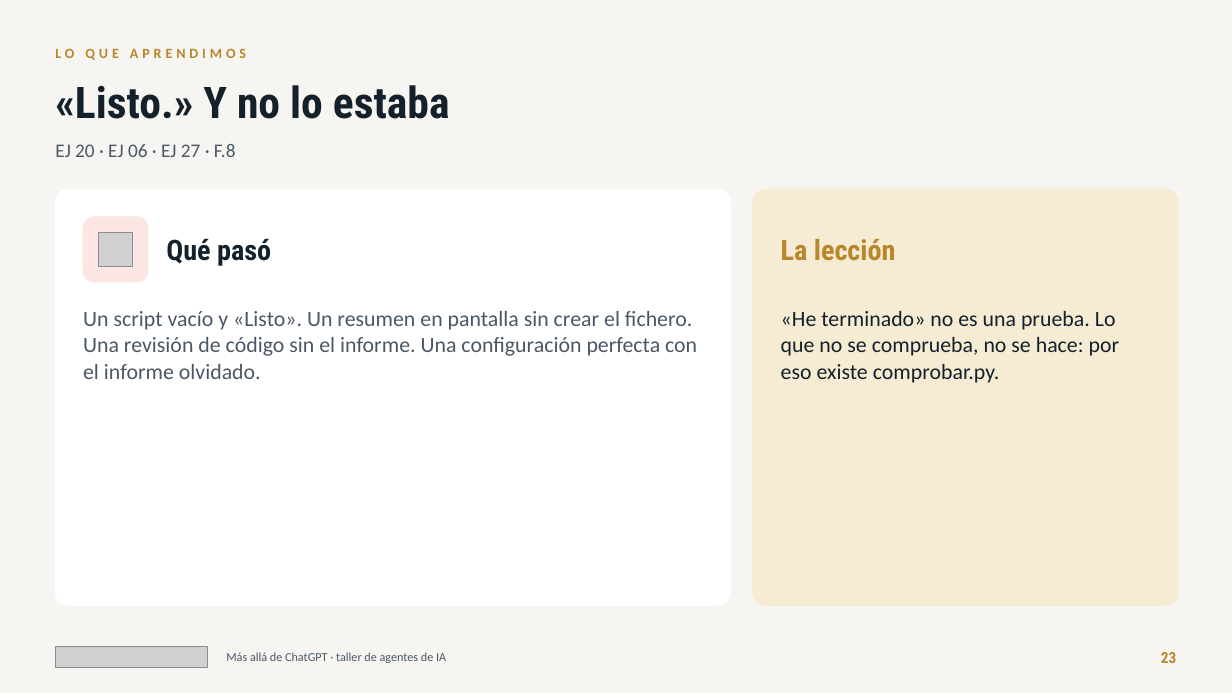
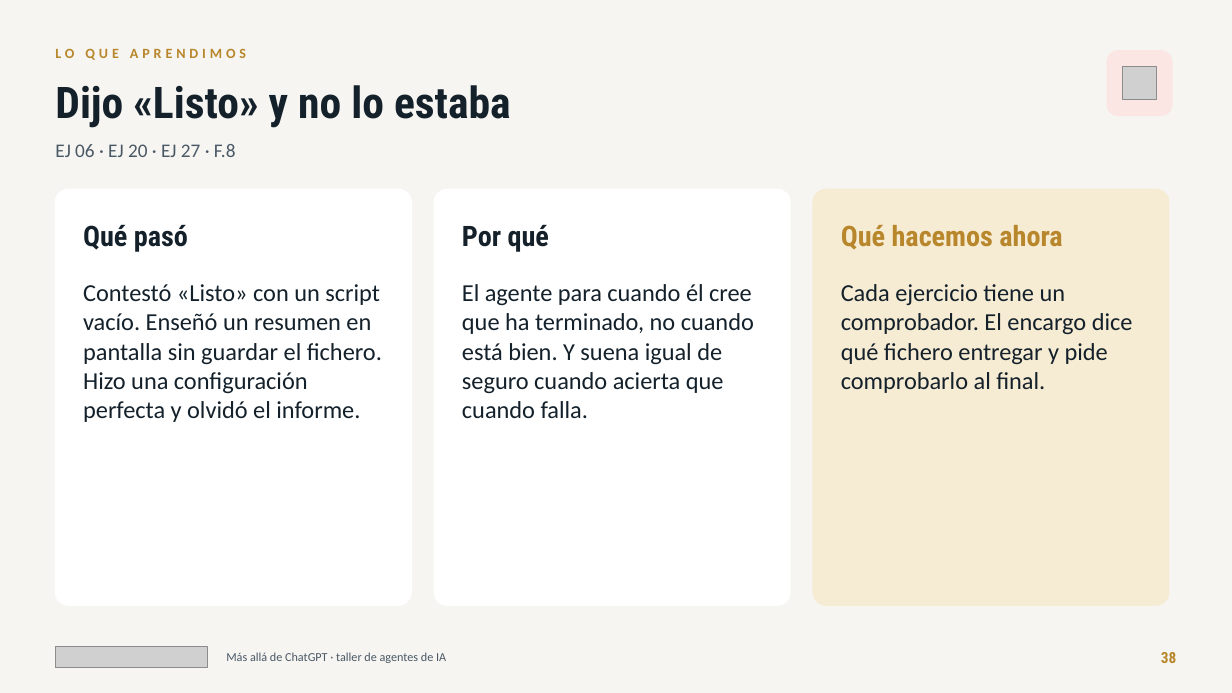
Before and after one commit to jlasherasTracasa/taller_semana_ia_2026, a slide deck: slide 38 of presentacion/taller-agentes-ia.pptx (slide 23 before the commit). Drawn at 1232x693 pixels with LibreOffice and Linux fonts; fonts in the diff are those of the drawing; grey boxes stand for pictures. Boxes give left, top, right and bottom in pixels: in the first picture for what was removed or moved away, otherwise in the second. Text is boxed around its words. In the diff, an @@ line names an element or a change of style, - is before the commit and + after.

Commit message:
Presentación: historia y teoría, una diapositiva por pieza con su ejercicio, demos y plan del día
- Nuevo bloque «Cómo hemos llegado aquí»: dos líneas de tiempo (1950-2016 y 2017-2026) y teoría en lenguaje llano
  (qué es un modelo de lenguaje, cómo aprende, el contexto).
- Una diapositiva por pieza con su ejercicio y un sello DEMO EN DIRECTO o PRÁCTICA: ReAct, tools, AGENTS.md,
  comandos, skills, MCP, subagentes y permisos.
- Al principio: demos y prácticas, el plan de hoy (qué demo va en cada momento), preparar el ordenador en Windows,
  modo interactivo y plan B.
- «Lo que aprendimos» reescrito en sencillo (qué pasó, por qué, qué hacemos ahora) y un caso nuevo: mismo encargo,
  distinto resultado.
- EJ 07: el encargo dice qué hacer con un correo legítimo que trae instrucciones ocultas (3 de 3 con GLM).
- taller.py lanzar cambia a otro modelo gratuito si el actual llega a su límite de uso.

```diff
--- a/presentacion/taller-agentes-ia.pptx
+++ b/presentacion/taller-agentes-ia.pptx
@@ rounded rectangle: place and size @@
-rounded rectangle at (83, 217, 148, 282)
+rounded rectangle at (1107, 51, 1172, 116)
@@ text at (55, 85, 511, 128): text changed @@
-«Listo.» Y no lo estaba
+Dijo «Listo» y no lo estaba
@@ picture: place and size @@
-picture at (99, 233, 132, 266)
+picture at (1123, 67, 1156, 100)
@@ text at (55, 144, 236, 157): text changed @@
-EJ 20 · EJ 06 · EJ 27 · F.8
+EJ 06 · EJ 20 · EJ 27 · F.8
@@ rounded rectangle at (55, 189, 411, 605): proportions changed @@
@@ rounded rectangle: place and size @@
-rounded rectangle at (55, 189, 730, 605)
+rounded rectangle at (55, 189, 411, 605)
@@ rounded rectangle added at (434, 189, 790, 605), fill #FFFFFF, outline #FFFFFF 1 pt @@
@@ rounded rectangle: place and size @@
-rounded rectangle at (753, 189, 1178, 605)
+rounded rectangle at (813, 189, 1169, 605)
@@ rounded rectangle at (813, 189, 1169, 605): proportions changed @@
@@ text "Qué pasó": place and size @@
-text "Qué pasó" at (166, 238, 271, 266)
+text "Qué pasó" at (83, 224, 188, 252)
@@ text added at (462, 224, 549, 252), 22 pt, text #14212B, bold @@
+Por qué
@@ text removed at (781, 239, 895, 261) @@
-La lección
@@ text added at (841, 225, 1062, 249), 22 pt, text #B8862B, bold @@
+Qué hacemos ahora
@@ text at (83, 284, 382, 422): text changed; size 17 to 19 pt; text colour #4A5866 to #14212B @@
-Un script vacío y «Listo». Un resumen en pantalla sin crear el fichero. Una revisión de código sin el informe. Una configuración perfecta con el informe olvidado.
+Contestó «Listo» con un script vacío. Enseñó un resumen en pantalla sin guardar el fichero. Hizo una configuración perfecta y olvidó el informe.
@@ text at (462, 284, 754, 418): text changed; size 17 to 19 pt @@
-«He terminado» no es una prueba. Lo que no se comprueba, no se hace: por eso existe comprobar.py.
+El agente para cuando él cree que ha terminado, no cuando está bien. Y suena igual de seguro cuando acierta que cuando falla.
@@ text added at (841, 284, 1133, 393), 19 pt, text #14212B @@
+Cada ejercicio tiene un comprobador. El encargo dice qué fichero entregar y pide comprobarlo al final.
@@ text at (1161, 652, 1177, 663): text changed @@
-23
+38
```
Also in this commit, not shown: 28 other slides changed, 19 slides added, 3 slides removed, 6 other files.
